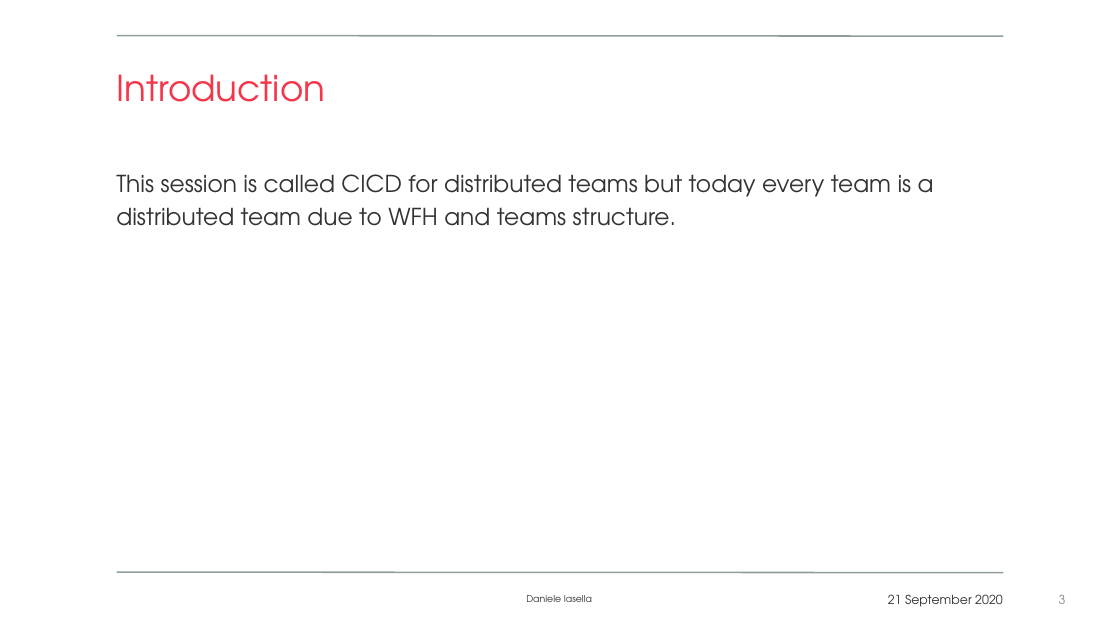
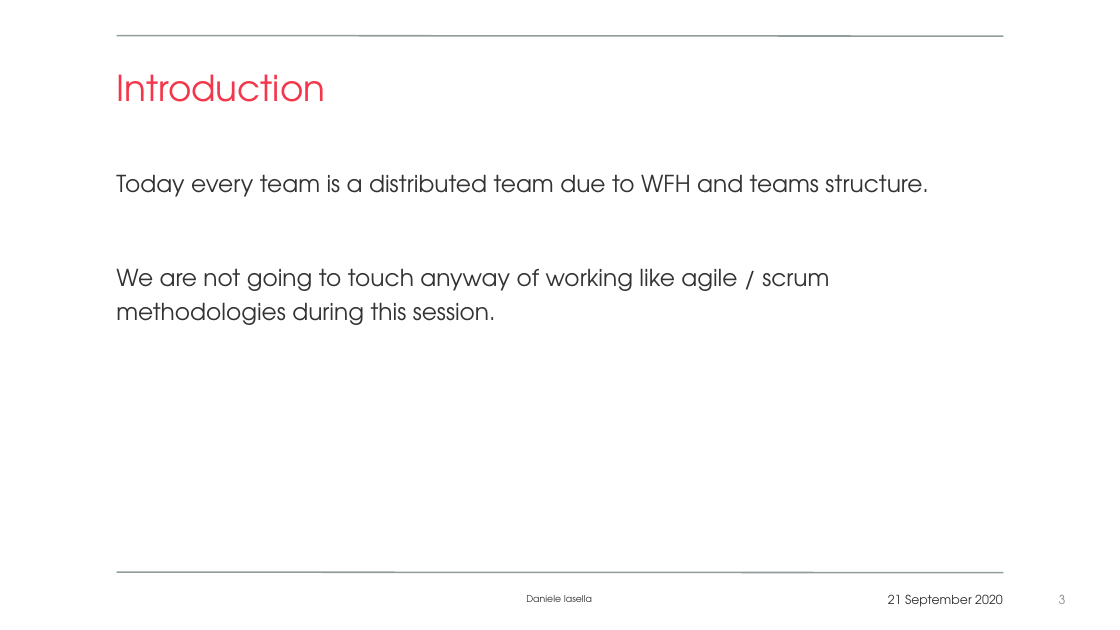
Before and after one commit to overbit/presentations, a slide deck: slide 3 of CICD for distributed teams.pptx. Drawn at 1120x630 pixels with LibreOffice and Linux fonts; fonts in the diff are those of the drawing; background and template pictures are left out. Boxes give left, top, right and bottom in pixels: in the first picture for what was removed or moved away, otherwise in the second. Text is boxed around its words. In the diff, an @@ line names an element or a change of style, - is before the commit and + after.

Commit message:
Update WIP CICD for distributed teams, merge requests and gitops

```diff
--- a/CICD for distributed teams.pptx
+++ b/CICD for distributed teams.pptx
@@ text at [116, 174, 928, 325]: text changed @@
-This session is called CICD for distributed teams but today every team is a distributed team due to WFH and teams structure.
+Today every team is a distributed team due to WFH and teams structure.
+We are not going to touch anyway of working like agile / scrum methodologies during this session.
```
Also in this commit, not shown: 4 other slides changed, 2 slides added.
